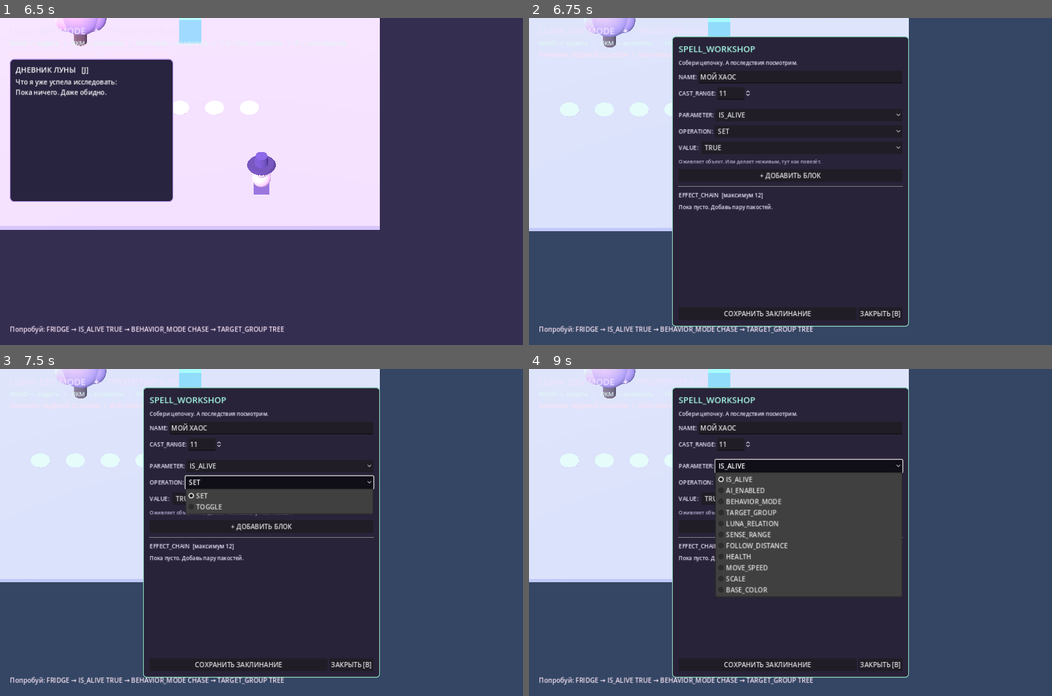
Above: before the commit, frames 1-4 (two rows, left to right).
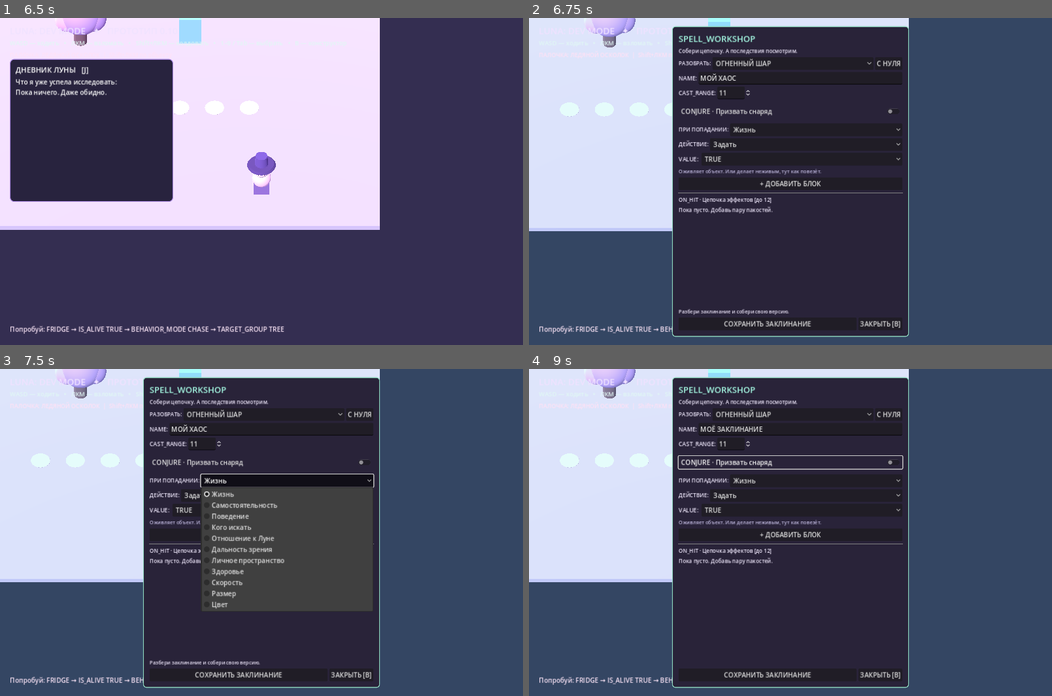
Above: after the commit, the same moments.

Repository: 0ri-space-cat/luna-dev-mode
Game: Godot game, scene res://scenes/main.tscn
Two runs of this game, one before a commit and one after it. Both use one fixed random seed, a clock stepped at 60 frames per second and the inputs below.
Inputs (mouse positions are in pixels of both pictures, inside the frame that each line leads up to):
- Up to frame 1 (6.5 s): tap Enter at 0.5, 3.5 s; move the mouse to (376, 165) at 0.52 s; hold D (move_right) 0.53-1.25 s; tap 1 at 0.6 s; click (376, 165) at 0.67 s; drag from (156, 197) to (235, 246) at 1.27 s; tap Space at 2, 5 s; move the mouse to (313, 109) at 2.02 s; hold D (move_right) 2.03-2.75 s; tap Tab at 2.1 s; drag from (235, 246) to (104, 132) at 2.77 s; move the mouse to (418, 230) at 3.52 s; hold A (move_left) 3.53-4.25 s; tap J at 3.6 s; drag from (104, 132) to (183, 99) at 4.27 s; move the mouse to (287, 181) at 5.02 s; hold S (move_backward) 5.03-5.75 s; tap 9 at 5.1 s; click (287, 181) at 5.17 s; drag from (183, 99) to (156, 197) at 5.77 s
- Up to frame 2 (6.75 s): tap Enter at 6.5 s; move the mouse to (905, 165) at 6.52 s; hold W (move_forward) from 6.53 s (still down); tap B at 6.6 s
- Up to frame 3 (7.5 s): release W (move_forward) at 7.25 s; click (277, 483) at 7.25 s, where only the run before the commit has a clickable "SET"
- Up to frame 4 (9 s): click (889, 414) at 8 s, where only the run after the commit has a clickable "С НУЛЯ"; click (790, 463) at 8.75 s, where only the run after the commit has a clickable "CONJURE · Призвать снаряд"

Frame 1 is identical in both runs. In frame 2, 7.2% of the frame differs, in the area x 27-73%, y 2-98%; in frame 3, 16%; in frame 4, 20%.

Commit message:
feat: dissect starter spells into shape, element, flight and on-hit blocks

Diff:
--- a/scripts/spell_workshop.gd
+++ b/scripts/spell_workshop.gd
@@ -4,11 +4,22 @@
 
 signal closed
 signal spell_created(spell_id: String)
+
+const ArcaneGrammar = preload("res://scripts/core/arcane_grammar.gd")
 
 var workshop
 var registry
 var draft: Array[Dictionary] = []
 var specs: Array[Dictionary] = []
+
+var source_choice: OptionButton
+var source_ids: Array[String] = []
+var manifestation_toggle: CheckButton
+var manifestation_settings: VBoxContainer
+var form_choice: OptionButton
+var essence_choice: OptionButton
+var speed_control: SpinBox
+var size_control: SpinBox
 
 var name_input: LineEdit
 var range_input: SpinBox
@@ -36,8 +47,8 @@
 	anchor_bottom = 0.5
 	offset_left = -290.0
 	offset_right = 290.0
-	offset_top = -355.0
-	offset_bottom = 355.0
+	offset_top = -380.0
+	offset_bottom = 380.0
 	mouse_filter = Control.MOUSE_FILTER_STOP
 
 	var style := StyleBoxFlat.new()
@@ -48,12 +59,24 @@
 	style.set_content_margin_all(16)
 	add_theme_stylebox_override("panel", style)
 	var layout := VBoxContainer.new()
-	layout.add_theme_constant_override("separation", 9)
+	layout.add_theme_constant_override("separation", 5)
 	add_child(layout)
 
 	var title := _label(layout, "SPELL_WORKSHOP", 21)
 	title.add_theme_color_override("font_color", Color("a4f8e2"))
 	_label(layout, "Собери цепочку. А последствия посмотрим.", 13)
+
+	var source_row := HBoxContainer.new()
+	layout.add_child(source_row)
+	_label(source_row, "РАЗОБРАТЬ:", 13)
+	source_choice = OptionButton.new()
+	source_choice.size_flags_horizontal = Control.SIZE_EXPAND_FILL
+	source_choice.item_selected.connect(_on_source_selected)
+	source_row.add_child(source_choice)
+	var new_button := Button.new()
+	new_button.text = "С НУЛЯ"
+	new_button.pressed.connect(_on_new_recipe)
+	source_row.add_child(new_button)
 
 	var headline := HBoxContainer.new()
 	layout.add_child(headline)
@@ -74,9 +97,40 @@
 	range_row.add_child(range_input)
 
 	layout.add_child(HSeparator.new())
+	manifestation_toggle = CheckButton.new()
+	manifestation_toggle.text = "CONJURE · Призвать снаряд"
+	manifestation_toggle.button_pressed = false
+	manifestation_toggle.toggled.connect(_on_manifestation_toggled)
+	layout.add_child(manifestation_toggle)
+
+	manifestation_settings = VBoxContainer.new()
+	manifestation_settings.add_theme_constant_override("separation", 4)
+	layout.add_child(manifestation_settings)
+	form_choice = _choice_row(manifestation_settings, "SHAPE · Форма", ArcaneGrammar.FORMS)
+	essence_choice = _choice_row(manifestation_settings, "INFUSE · Стихия", ArcaneGrammar.ESSENCES)
+	_label(manifestation_settings, "CAST · Отправить в цель: Снаряд", 12)
+	var motion_row := HBoxContainer.new()
+	manifestation_settings.add_child(motion_row)
+	_label(motion_row, "Скорость полёта", 12)
+	speed_control = SpinBox.new()
+	speed_control.min_value = 3.0
+	speed_control.max_value = 30.0
+	speed_control.step = 1.0
+	speed_control.value = ArcaneGrammar.DEFAULT_SPEED
+	motion_row.add_child(speed_control)
+	_label(motion_row, "Размер", 12)
+	size_control = SpinBox.new()
+	size_control.min_value = 0.15
+	size_control.max_value = 0.9
+	size_control.step = 0.05
+	size_control.value = ArcaneGrammar.DEFAULT_SIZE
+	motion_row.add_child(size_control)
+	manifestation_settings.visible = false
+
+	layout.add_child(HSeparator.new())
 	var field_row := HBoxContainer.new()
 	layout.add_child(field_row)
-	_label(field_row, "PARAMETER:", 14)
+	_label(field_row, "ПРИ ПОПАДАНИИ:", 13)
 	field_choice = OptionButton.new()
 	field_choice.size_flags_horizontal = Control.SIZE_EXPAND_FILL
 	field_choice.item_selected.connect(_on_field_changed)
@@ -84,7 +138,7 @@
 
 	var operation_row := HBoxContainer.new()
 	layout.add_child(operation_row)
-	_label(operation_row, "OPERATION:", 14)
+	_label(operation_row, "ДЕЙСТВИЕ:", 13)
 	operation_choice = OptionButton.new()
 	operation_choice.size_flags_horizontal = Control.SIZE_EXPAND_FILL
 	operation_choice.item_selected.connect(_on_operation_changed)
@@ -102,9 +156,9 @@
 	layout.add_child(add_button)
 
 	layout.add_child(HSeparator.new())
-	_label(layout, "EFFECT_CHAIN  [максимум 12]", 14)
+	_label(layout, "ON_HIT · Цепочка эффектов [до 12]", 13)
 	var scroller := ScrollContainer.new()
-	scroller.custom_minimum_size.y = 175
+	scroller.custom_minimum_size.y = 105
 	scroller.size_flags_vertical = Control.SIZE_EXPAND_FILL
 	scroller.horizontal_scroll_mode = ScrollContainer.SCROLL_MODE_DISABLED
 	layout.add_child(scroller)
@@ -133,9 +187,104 @@
 	_refresh_blocks()
 
 
-func show_workshop() -> void:
+func show_workshop(selected_spell_id: String = "") -> void:
+	_reload_sources()
+	if not selected_spell_id.is_empty():
+		load_spell(selected_spell_id)
+	status_label.text = "Разбери заклинание и собери свою версию."
+	visible = true
+
+
+func load_spell(spell_id: String) -> bool:
+	if workshop == null:
+		return false
+	var definition: Dictionary = workshop.spells.get_spell(spell_id)
+	if definition.is_empty():
+		return false
+	var title: String = str(definition["label"])
+	name_input.text = ("МОЙ " + title).substr(0, 40)
+	range_input.value = float(definition["cast_range"])
+	draft.clear()
+	for action in definition["effects"]:
+		draft.append(action.duplicate(true))
+	var manifest: Dictionary = definition.get("manifestation", {})
+	manifestation_toggle.set_pressed_no_signal(not manifest.is_empty())
+	_on_manifestation_toggled(not manifest.is_empty())
+	if not manifest.is_empty():
+		_select_choice(form_choice, str(manifest["form"]))
+		_select_choice(essence_choice, str(manifest["essence"]))
+		speed_control.value = float(manifest["speed"])
+		size_control.value = float(manifest["size"])
+	var location: int = source_ids.find(spell_id)
+	if location >= 0:
+		source_choice.select(location)
+	_refresh_blocks()
+	return true
+
+
+func _reload_sources() -> void:
+	source_ids.clear()
+	source_choice.clear()
+	for spell_id in workshop.spells.list_spell_ids():
+		var item: Dictionary = workshop.spells.get_spell(spell_id)
+		source_ids.append(spell_id)
+		source_choice.add_item(str(item.get("label", spell_id)))
+
+
+func _on_source_selected(index: int) -> void:
+	if index >= 0 and index < source_ids.size():
+		load_spell(source_ids[index])
+
+
+func _on_new_recipe() -> void:
+	draft.clear()
+	name_input.text = "МОЁ ЗАКЛИНАНИЕ"
+	range_input.value = 11.0
+	manifestation_toggle.set_pressed_no_signal(true)
+	_on_manifestation_toggled(true)
+	_select_choice(form_choice, "ORB")
+	_select_choice(essence_choice, "FIRE")
+	speed_control.value = ArcaneGrammar.DEFAULT_SPEED
+	size_control.value = ArcaneGrammar.DEFAULT_SIZE
 	status_label.text = ""
-	visible = true
+	_refresh_blocks()
+
+
+func _on_manifestation_toggled(enabled: bool) -> void:
+	manifestation_settings.visible = enabled
+
+
+func _manifestation() -> Dictionary:
+	if not manifestation_toggle.button_pressed:
+		return {}
+	return {
+		"form": str(form_choice.get_item_metadata(form_choice.selected)),
+		"essence": str(essence_choice.get_item_metadata(essence_choice.selected)),
+		"delivery": "PROJECTILE",
+		"speed": speed_control.value,
+		"size": size_control.value
+	}
+
+
+func _choice_row(parent: Node, label: String, choices: Array) -> OptionButton:
+	var row := HBoxContainer.new()
+	parent.add_child(row)
+	var name := _label(row, label, 12)
+	name.size_flags_horizontal = Control.SIZE_EXPAND_FILL
+	var options := OptionButton.new()
+	options.custom_minimum_size.x = 145
+	for item in choices:
+		options.add_item(str(item["name"]))
+		options.set_item_metadata(options.item_count - 1, item["id"])
+	row.add_child(options)
+	return options
+
+
+func _select_choice(choice: OptionButton, id: String) -> void:
+	for index in range(choice.item_count):
+		if str(choice.get_item_metadata(index)) == id:
+			choice.select(index)
+			return
 
 
 func _unhandled_input(event: InputEvent) -> void:
@@ -149,7 +298,7 @@
 func _rebuild_fields() -> void:
 	field_choice.clear()
 	for spec in specs:
-		field_choice.add_item(str(spec["label"]))
+		field_choice.add_item(str(spec.get("display_name", spec["label"])))
 	if not specs.is_empty():
 		field_choice.select(0)
 		_on_field_changed(0)
@@ -162,17 +311,28 @@
 		return
 	match str(spec["kind"]):
 		"bool":
-			operation_choice.add_item("SET")
-			operation_choice.add_item("TOGGLE")
+			_add_operation("Задать", "SET")
+			_add_operation("Переключить", "TOGGLE")
 		"int", "float":
-			operation_choice.add_item("SET")
-			operation_choice.add_item("ADD")
-			operation_choice.add_item("MULTIPLY")
+			_add_operation("Задать", "SET")
+			_add_operation("Прибавить", "ADD")
+			_add_operation("Умножить", "MULTIPLY")
 		_:
-			operation_choice.add_item("SET")
+			_add_operation("Задать", "SET")
 	operation_choice.select(0)
 	hint_label.text = str(spec["hint"])
 	_refresh_value_input()
+
+
+func _add_operation(label: String, operation_id: String) -> void:
+	operation_choice.add_item(label)
+	operation_choice.set_item_metadata(operation_choice.item_count - 1, operation_id)
+
+
+func _selected_operation() -> String:
+	if operation_choice.selected < 0:
+		return ""
+	return str(operation_choice.get_item_metadata(operation_choice.selected))
 
 
 func _on_operation_changed(_index: int) -> void:
@@ -194,7 +354,7 @@
 	var spec := _current_spec()
 	if spec.is_empty():
 		return
-	var operation := operation_choice.get_item_text(operation_choice.selected)
+	var operation := _selected_operation()
 	_label(value_host, "VALUE:", 14)
 	if operation == "TOGGLE":
 		_label(value_host, "INVERT", 14)
@@ -278,9 +438,10 @@
 		var spec_name := str(block["parameter_id"]).to_upper()
 		for spec in specs:
 			if spec["id"] == block["parameter_id"]:
-				spec_name = str(spec["label"])
+				spec_name = str(spec.get("display_name", spec["label"]))
 				break
-		var description := "%02d  %s  %s" % [i + 1, spec_name, str(block["operation"])]
+		var readable_op := {"SET": "ЗАДАТЬ", "ADD": "ИЗМЕНИТЬ НА", "MULTIPLY": "УМНОЖИТЬ", "TOGGLE": "ПЕРЕКЛЮЧИТЬ"}
+		var description := "%02d  %s  ·  %s" % [i + 1, spec_name, str(readable_op.get(block["operation"], block["operation"]))]
 		if block.has("value"):
 			description += "  %s" % _format_value(block["value"])
 		var label := _label(row, description, 12)
@@ -320,7 +481,7 @@
 	if workshop == null:
 		return
 	var spell_id: String = workshop.create_recipe(
-		name_input.text, range_input.value, draft
+		name_input.text, range_input.value, draft, _manifestation()
 	)
 	if spell_id.is_empty():
 		status_label.text = workshop.last_error
